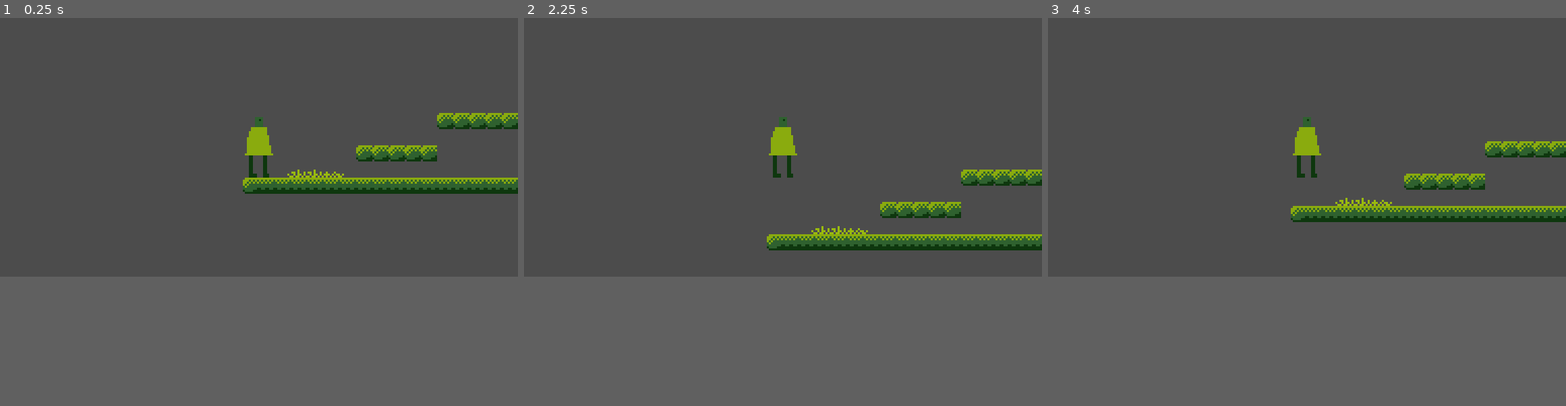
Above: before the commit, frames 1-3 (left to right).
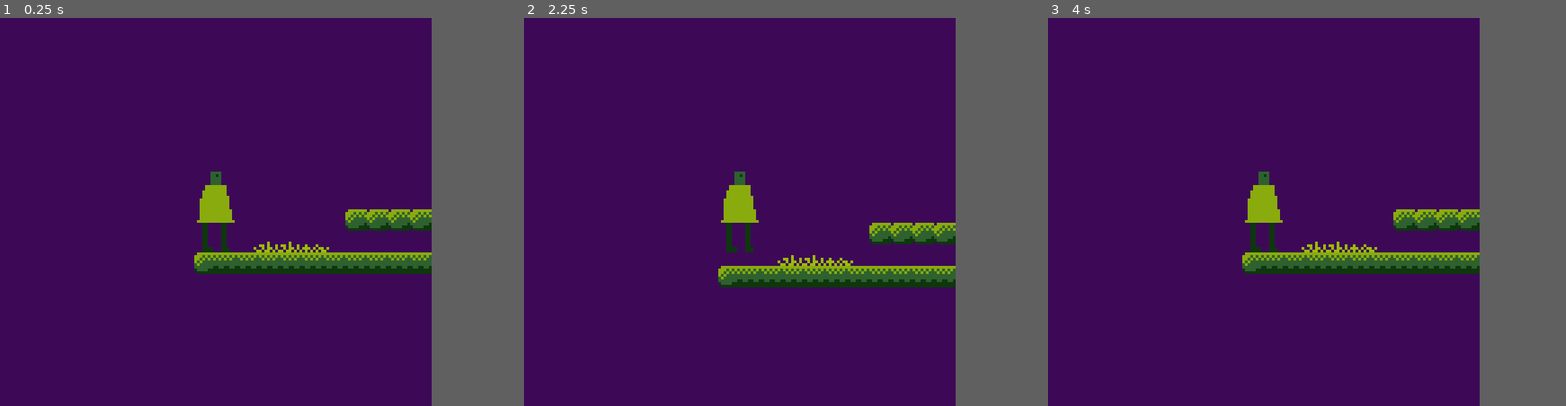
Above: after the commit, the same moments.

Repository: gutino/gamedev_studies
Game: Godot game, scene res://MainScene.tscn
The game is run twice, just before and just after one commit, with the same random seed, the same clock (stepped at 60 frames per second) and the same inputs.
Inputs:
- Up to frame 1 (0.25 s): no input
- Up to frame 2 (2.25 s): tap Enter at 0.5 s; tap Space at 2 s
- Up to frame 3 (4 s): tap Enter at 3.5 s
In our replay, the window is 768x384 before the commit and 640x576 after it. These sizes can differ from the game's own. Grey fills any space a smaller window leaves; there, only what the larger window draws over its background counts as a difference.

The runs differ from the first frame. In frame 1, 57% of the frame differs, in the area x 0-100%, y 0-67%; in frame 2, 58%, in the area x 0-100%, y 0-70%; in frame 3, 57%.

Commit message:
Code Refactor

Diff:
--- a/TMB_1/MainScene.tscn
+++ b/TMB_1/MainScene.tscn
@@ -199,7 +199,7 @@
 tile_set = SubResource( 19 )
 cell_size = Vector2( 8, 8 )
 format = 1
-tile_data = PoolIntArray( 720908, 0, 1, 720909, 0, 1, 720910 …(490 unchanged characters)…  983060, 0, 2, 983061, 0, 2, 983062, 0, 3 )
+tile_data = PoolIntArray( 720908, 0, 1, 720909, 0, 1, 720910 …(490 unchanged characters)…  983060, 0, 2, 983061, 0, 2, 983062, 0, 2, 983063, 0, 2, 983064, 0, 2, 983065, 0, 2, 983066, 0, 2, 983067, 0, 2, 983068, 0, 2, 983069, 0, 2, 983070, 0, 2, 983071, 0, 2, 983072, 0, 2, 983073, 0, 2, 983074, 0, 2, 983075, 0, 3 )
 
 [node name="Coin" parent="." instance=ExtResource( 2 )]
 position = Vector2( 200.921, 95.4093 )
--- a/TMB_1/OurGuy.tscn
+++ b/TMB_1/OurGuy.tscn
@@ -7,84 +7,80 @@
 
 export var _HorizontalVelocity := 60.0
 export var _GravityVelocity := 120
-export var _JumpForce := 120
-export var _JumpingDuration := 0.25
-export var _diagonalFactor := 1.3
-export var _Acceleration := 0.1
+export var _JumpForce := 150
+export var _JumpingDuration := 0.3
+export var _DiagonalFactor := 1.3
+export var _Accel := 0.1
+export var _Deaccel := 0.3
 export var _SprintVelocity := 130.0
 
 var _CurrSpeed := Vector2(0, 0)
 var _GravAcceleration := 0.25
+var _JumpDeaccel := 0.05
 var _IsJumping := false
 var _GoingLeft := false
 
+func getFinalXSpeed() -> void:
+  var inputVelocity := _HorizontalVelocity
+
+  if Input.is_action_pressed(\"ui_shift\"):
+    inputVelocity = _SprintVelocity
+
+  if Input.is_action_pressed(\"ui_right\") || Input.is_action_pressed(\"ui_left\"):
+    var inputStrength = (
+      Input.get_action_strength(\"ui_right\") - Input.get_action_strength(\"ui_left\")
+    )
+    _CurrSpeed.x = lerp(_CurrSpeed.x, inputVelocity * inputStrength, _Accel)
+  else:
+    _CurrSpeed.x = lerp(_CurrSpeed.x, 0, _Deaccel)
+
+func getFinalYSpeed() -> void:
+  if self.is_on_floor():
+    _CurrSpeed.y = 1.0
+  else:
+    if _IsJumping:
+      _CurrSpeed.y = lerp(_CurrSpeed.y, 0, _JumpDeaccel)
+    else:
+      _CurrSpeed.y = lerp(_CurrSpeed.y, _GravityVelocity, _GravAcceleration)
+
 func _ready():
-	$JumpTimer.one_shot = true
+  $JumpTimer.one_shot = true
 
-func changeSide():
-	$Sprite.scale.x *= -1
+func calcSpriteSide() -> void:
+  if _CurrSpeed.x > 0 && _GoingLeft:
+    _GoingLeft = false
+    $Sprite.scale.x *= -1
+  elif _CurrSpeed.x < 0 && !_GoingLeft:
+    _GoingLeft = true
+    $Sprite.scale.x *= -1
 
 func _process(delta):
-	var finalVelocity := Vector2(0,_GravityVelocity)
-	var floorAngle : float
-	var inputVelocity := _HorizontalVelocity
+  var floorAngle : float
 
-	if Input.is_action_pressed(\"ui_shift\"):
-		inputVelocity = _SprintVelocity
+  self.getFinalXSpeed()
 
-	if Input.is_action_pressed(\"ui_right\"):
-		finalVelocity.x = lerp(_CurrSpeed.x, inputVelocity, _Acceleration)
-		if _GoingLeft:
-			changeSide()
-			_GoingLeft = false
-	elif Input.is_action_pressed(\"ui_left\"):
-		finalVelocity.x = lerp(_CurrSpeed.x, -inputVelocity, _Acceleration)
-		if not _GoingLeft:
-			changeSide()
-			_GoingLeft = true
-	else:
-		finalVelocity.x = lerp(_CurrSpeed.x, 0, _Acceleration)
+  if Input.is_action_just_pressed(\"ui_accept\") && self.is_on_floor():
+    _IsJumping = true
+    _CurrSpeed.y = -_JumpForce
+    $JumpTimer.start(_JumpingDuration)
+  elif Input.is_action_just_released(\"ui_accept\"):
+    $JumpTimer.stop()
+    _IsJumping = false
+  else:
+    self.getFinalYSpeed()
 
-	if Input.is_action_just_pressed(\"ui_accept\") && self.is_on_floor():
-		_IsJumping = true
-		$JumpTimer.start(_JumpingDuration)
+  if _IsJumping:
+    self.move_and_slide(_CurrSpeed, Vector2.UP, true)
+  else:
+    self.move_and_slide_with_snap(_CurrSpeed, Vector2.DOWN, Vector2.UP, true)
 
-	if not self.is_on_floor():
-		if not _IsJumping:
-			finalVelocity.y = lerp(_CurrSpeed.y, _GravityVelocity, _GravAcceleration)
-		else:
-			finalVelocity.y = lerp(_JumpForce, 0, _GravAcceleration)
-
-	if _IsJumping:
-		finalVelocity.y = -_JumpForce
-		self.move_and_slide(finalVelocity, Vector2.UP, true)
-	else:
-		if is_on_floor():
-			floorAngle = get_floor_normal().angle_to(Vector2.UP)
-			var absFloorAngle = abs(floorAngle)
-
-			if floorAngle > 0 and not _GoingLeft:
-				finalVelocity.x *= (1 + absFloorAngle)*_diagonalFactor
-			elif floorAngle > 0 and _GoingLeft:
-				finalVelocity.x *= (1 - absFloorAngle)*_diagonalFactor
-			elif floorAngle < 0 and _GoingLeft:
-				finalVelocity.x *= (1 + absFloorAngle)*_diagonalFactor
-			elif floorAngle < 0 and not _GoingLeft:
-				finalVelocity.x *= (1 - absFloorAngle)*_diagonalFactor
-
-		self.move_and_slide_with_snap(finalVelocity, Vector2.DOWN,
-			Vector2.UP, true)
-
-	_CurrSpeed = finalVelocity
-
-	print(finalVelocity.y)
+  calcSpriteSide()
 
 func _on_JumpTimer_timeout():
-	_IsJumping = false
+  _IsJumping = false
 
 func _on_Coin_pickedUp():
-	print(\"Peguei!!\")
-
+  print(\"Peguei!!\")
 "
 
 [sub_resource type="RectangleShape2D" id=2]
--- a/TMB_1/project.godot
+++ b/TMB_1/project.godot
@@ -21,14 +21,14 @@
 
 [debug]
 
-settings/fps/force_fps=60
+settings/fps/force_fps=30
 
 [display]
 
-window/size/width=256
-window/size/height=128
-window/size/test_width=1024
-window/size/test_height=512
+window/size/width=160
+window/size/height=144
+window/size/test_width=640
+window/size/test_height=576
 window/stretch/mode="viewport"
 window/stretch/aspect="expand"
 
@@ -42,4 +42,5 @@
 
 [rendering]
 
+environment/default_clear_color=Color( 0.243137, 0.0392157, 0.345098, 1 )
 environment/default_environment="res://default_env.tres"
